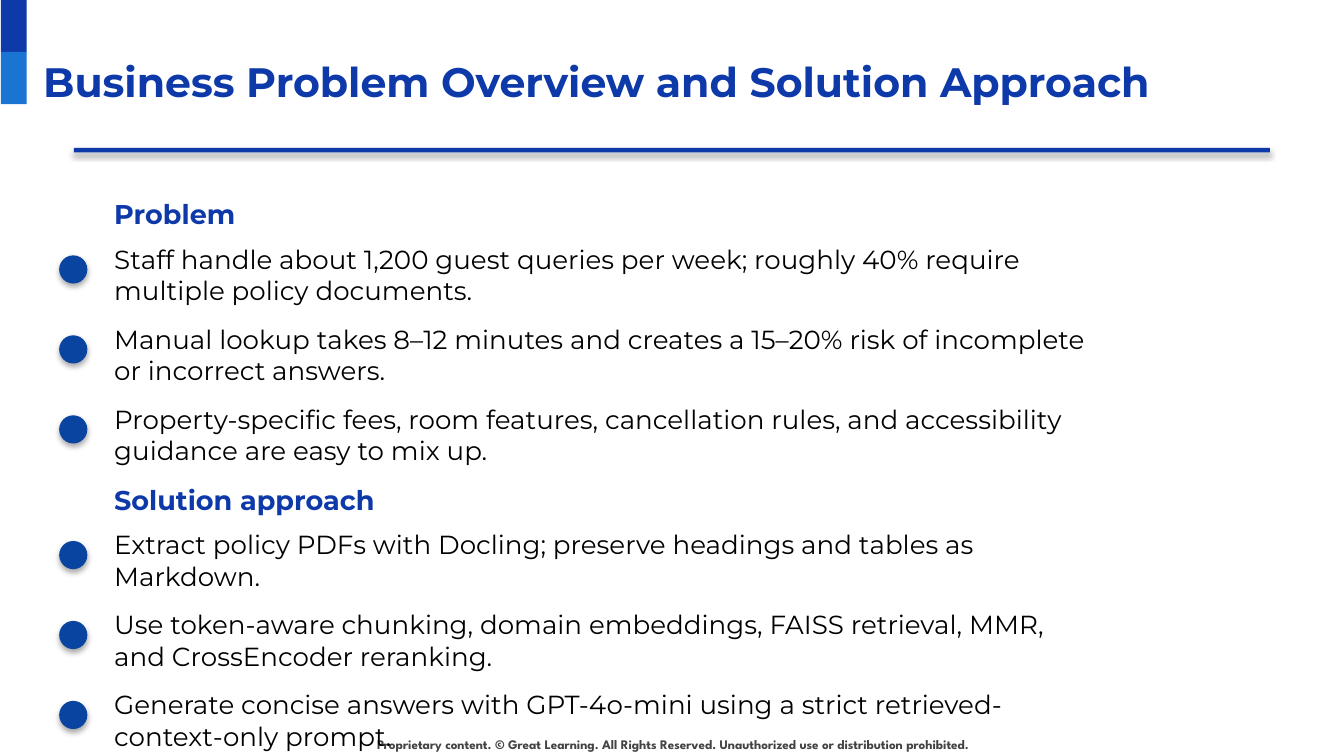
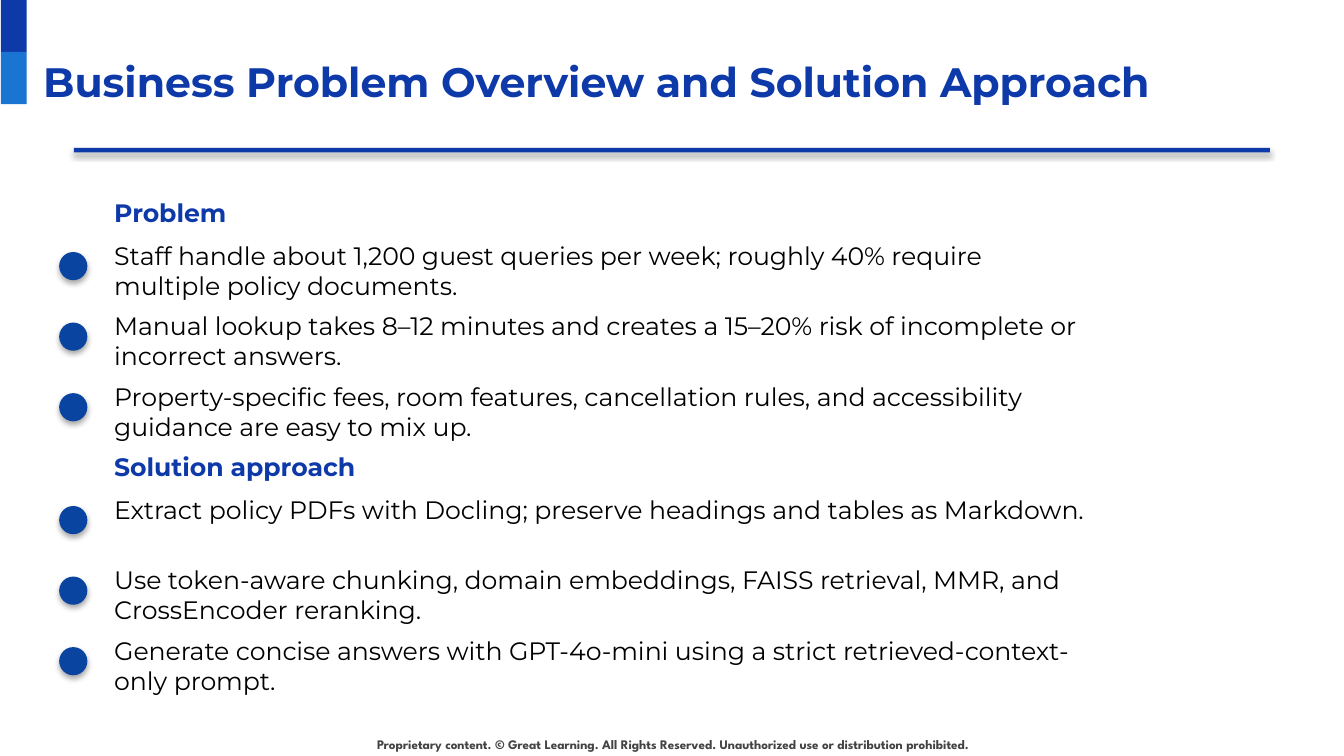
Before and after one commit to raovutukoor1/aurora-stay-qna, a slide deck: slide 4 of presentations/Aurora_Stays_RAG_Project_Presentation_Template_Style.pptx. Drawn at 1344x756 pixels with LibreOffice and Linux fonts; fonts in the diff are those of the drawing; background and template pictures are left out. Boxes give left, top, right and bottom in pixels: in the first picture for what was removed or moved away, otherwise in the second. Text is boxed around its words. In the diff, an @@ line names an element or a change of style, - is before the commit and + after.

```diff
--- a/presentations/Aurora_Stays_RAG_Project_Presentation_Template_Style.pptx
+++ b/presentations/Aurora_Stays_RAG_Project_Presentation_Template_Style.pptx
@@ text "Problem" at (114,203,226,223): size 14.5 to 13.5 pt @@
@@ ellipse: place and size @@
-ellipse at (59,336,87,364)
+ellipse at (59,323,87,351)
@@ text "Manual lookup takes 8–12 minutes ...": place and size @@
-text "Manual lookup takes 8–12 minutes ..." at (114,329,1084,380)
+text "Manual lookup takes 8–12 minutes ..." at (114,316,1076,365)
@@ text "Property-specific fees, room features, cancellation ...": place and size @@
-text "Property-specific fees, room features, cancellation ..." at (114,409,1061,466)
+text "Property-specific fees, room features, cancellation ..." at (114,387,1022,441)
@@ ellipse: place and size @@
-ellipse at (59,415,87,444)
+ellipse at (59,392,87,421)
@@ text "Solution approach" at (114,456,356,481): size 14.5 to 13.5 pt @@
@@ text "Solution approach": place and size @@
-text "Solution approach" at (114,488,375,516)
+text "Solution approach" at (114,456,356,481)
@@ ellipse: place and size @@
-ellipse at (59,542,87,570)
+ellipse at (59,505,87,534)
@@ text "Extract policy PDFs with Docling; ...": place and size @@
-text "Extract policy PDFs with Docling; ..." at (114,534,973,586)
+text "Extract policy PDFs with Docling; ..." at (114,500,1084,524)
@@ size 14 to 13.5 pt in 6 elements at (114,246,981,300), (114,316,1076,365), (114,387,1022,441), (114,500,1084,524), (114,641,1069,695), (114,570,1060,624) @@
@@ text "Use token-aware chunking, domain embeddings, ...": place and size @@
-text "Use token-aware chunking, domain embeddings, ..." at (114,614,1043,672)
+text "Use token-aware chunking, domain embeddings, ..." at (114,570,1060,624)
@@ ellipse: place and size @@
-ellipse at (59,621,87,649)
+ellipse at (59,577,87,605)
@@ ellipse: place and size @@
-ellipse at (59,700,87,728)
+ellipse at (59,648,87,676)
@@ text "Generate concise answers with GPT-4o-mini ...": place and size @@
-text "Generate concise answers with GPT-4o-mini ..." at (114,694,1002,752)
+text "Generate concise answers with GPT-4o-mini ..." at (114,641,1069,695)
```
Also in this commit, not shown: 29 other slides changed, 2 other files.
